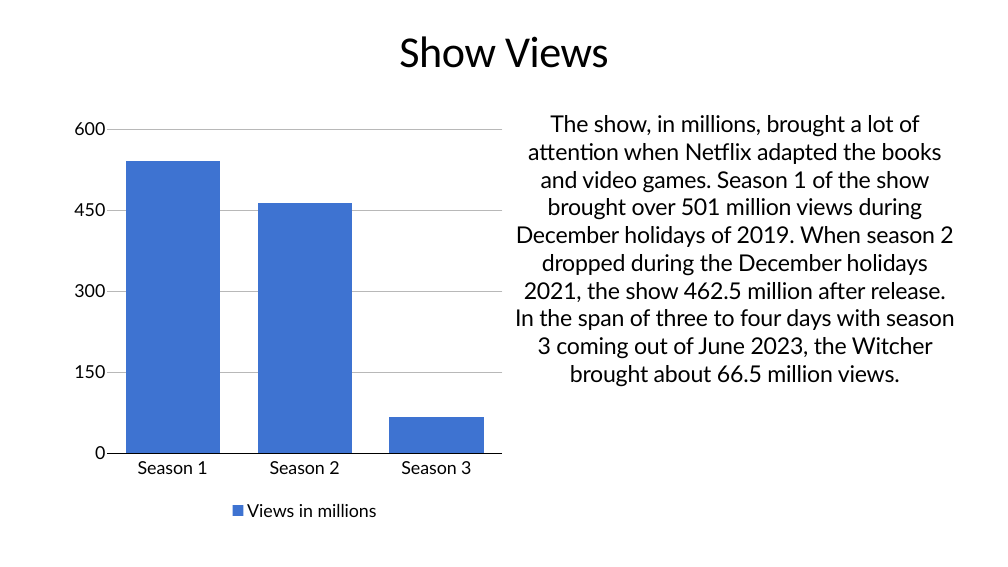
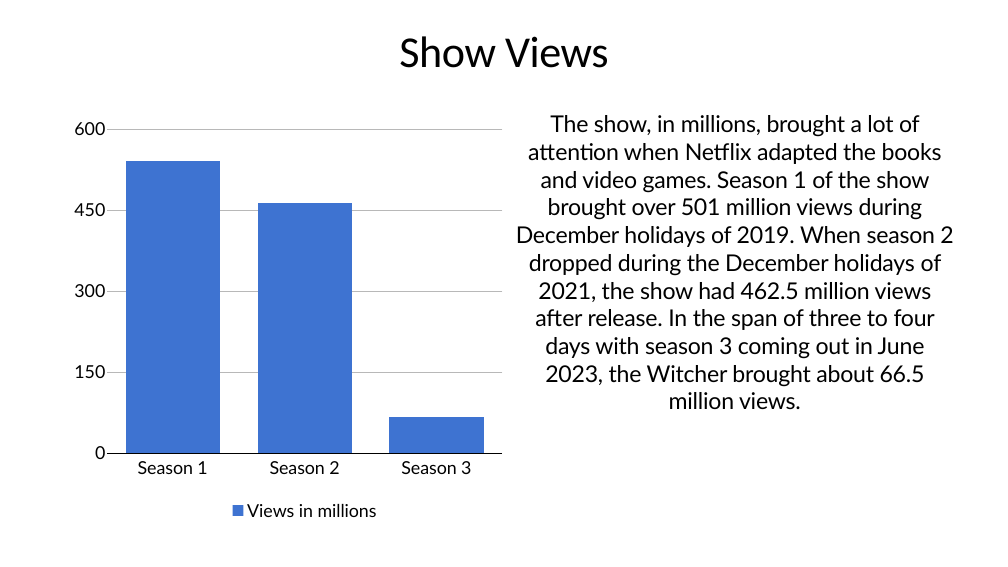
Before and after one commit to Jake-guerrero/The-Witcher, a slide deck: slide 3 of The witcher.pptx. Drawn at 1008x567 pixels with LibreOffice and Linux fonts; fonts in the diff are those of the drawing. Boxes give left, top, right and bottom in pixels: in the first picture for what was removed or moved away, otherwise in the second. Text is boxed around its words. In the diff, an @@ line names an element or a change of style, - is before the commit and + after.

```diff
--- a/The witcher.pptx
+++ b/The witcher.pptx
@@ text at (516,115,953,410): text changed @@
-The show, in millions, brought a lot of attention when Netflix adapted the books and video games. Season 1 of the show brought over 501 million views during December holidays of 2019. When season 2 dropped during the December holidays 2021, the show 462.5 million after release. In the span of three to four days with season 3 coming out of June 2023, the Witcher brought about 66.5 million views.
+The show, in millions, brought a lot of attention when Netflix adapted the books and video games. Season 1 of the show brought over 501 million views during December holidays of 2019. When season 2 dropped during the December holidays of 2021, the show had 462.5 million views after release. In the span of three to four days with season 3 coming out in June 2023, the Witcher brought about 66.5 million views.
```
Also in this commit, not shown: 3 other slides changed, 1 other file.
